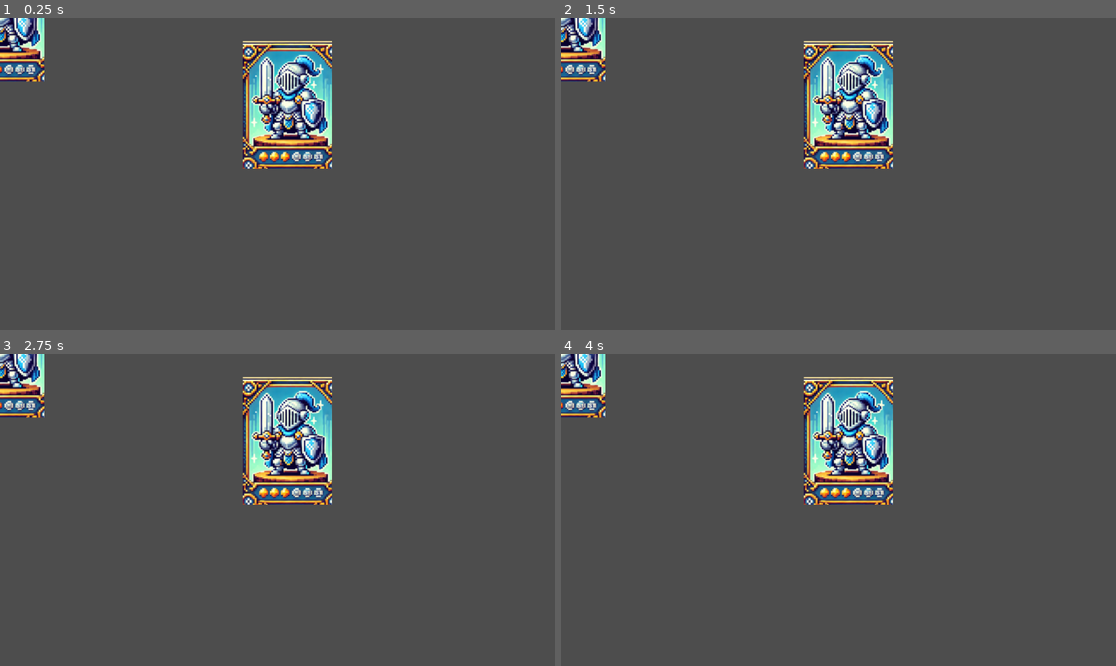
Above: before the commit, frames 1-4 (two rows, left to right).
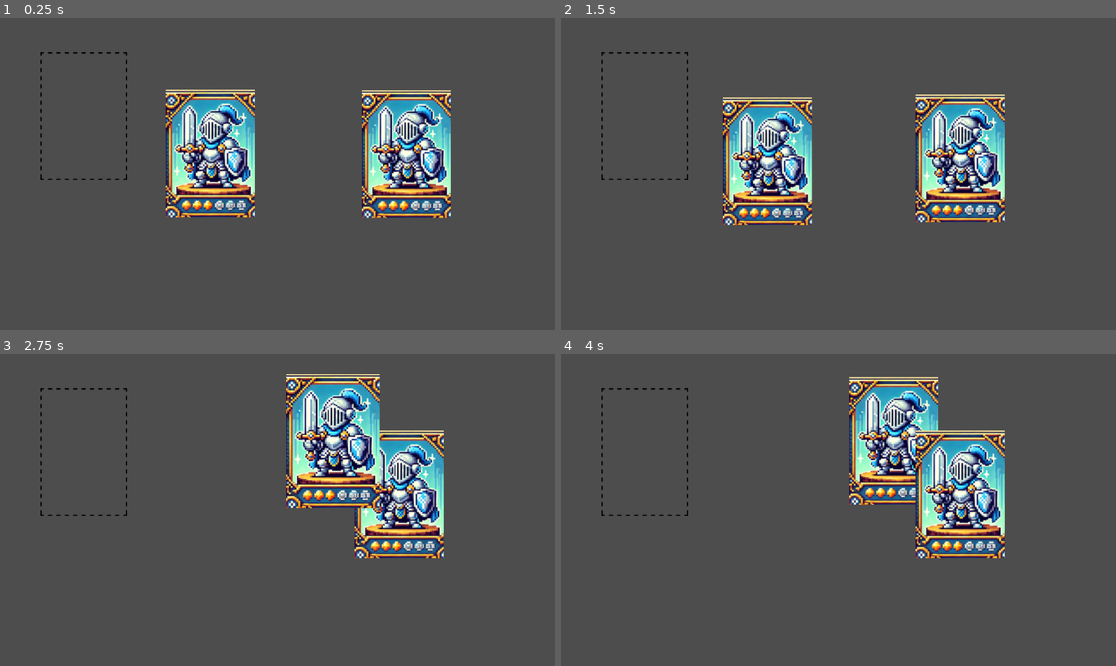
Above: after the commit, the same moments.

Repository: K-Road/Card-Game
Game: Godot game, scene res://Scenes/main.tscn
Same seed, same stepped clock (60 frames per second), same inputs: the game is played once before the commit and once after it.
Inputs (mouse positions are in pixels of both pictures, inside the frame that each line leads up to):
- Up to frame 1 (0.25 s): no input
- Up to frame 2 (1.5 s): tap Enter at 0.5 s; move the mouse to (960, 158) at 0.52 s; click (960, 158) at 0.67 s; tap Space at 1.25 s; drag from (727, 189) to (849, 105) at 1.27 s
- Up to frame 3 (2.75 s): move the mouse to (333, 441) at 2.02 s; click (333, 441) at 2.17 s
- Up to frame 4 (4 s): tap Enter at 2.75 s; drag from (810, 572) to (672, 463) at 2.77 s; tap Space at 3.5 s; move the mouse to (1005, 556) at 3.52 s; click (1005, 556) at 3.67 s

The runs differ from the first frame. In frame 1, 20% of the frame differs, in the area x 0-82%, y 0-65%; in frame 2, 21%, in the area x 0-80%, y 0-67%; in frame 3, 17%; in frame 4, 17%.

Commit message:
added card slot snapping

Diff:
--- a/Scenes/card.tscn
+++ b/Scenes/card.tscn
@@ -1,11 +1,13 @@
-[gd_scene load_steps=3 format=3 uid="uid://djih8if3egxep"]
+[gd_scene load_steps=4 format=3 uid="uid://djih8if3egxep"]
 
 [ext_resource type="Texture2D" uid="uid://e4a4w0caklnc" path="res://Assets/Cards/knight.png" id="1_rf6lv"]
+[ext_resource type="Script" path="res://Scripts/card.gd" id="1_xiia3"]
 
 [sub_resource type="RectangleShape2D" id="RectangleShape2D_qpvxm"]
 size = Vector2(186, 266)
 
 [node name="Card" type="Node2D"]
+script = ExtResource("1_xiia3")
 
 [node name="CardImage" type="Sprite2D" parent="."]
 texture = ExtResource("1_rf6lv")
@@ -14,3 +16,6 @@
 
 [node name="CollisionShape2D" type="CollisionShape2D" parent="Area2D"]
 shape = SubResource("RectangleShape2D_qpvxm")
+
+[connection signal="mouse_entered" from="Area2D" to="." method="_on_area_2d_mouse_entered"]
+[connection signal="mouse_exited" from="Area2D" to="." method="_on_area_2d_mouse_exited"]
--- /dev/null
+++ b/Scenes/card_slot.tscn
@@ -0,0 +1,20 @@
+[gd_scene load_steps=4 format=3 uid="uid://c6bphkxb7s6qc"]
+
+[ext_resource type="Script" path="res://Scripts/card_slot.gd" id="1_m8e4p"]
+[ext_resource type="Texture2D" uid="uid://bbcasugda28m7" path="res://Assets/GameBoard/CardSlot.png" id="1_uh8c3"]
+
+[sub_resource type="RectangleShape2D" id="RectangleShape2D_dlb4x"]
+size = Vector2(180, 266)
+
+[node name="CardSlot" type="Node2D"]
+script = ExtResource("1_m8e4p")
+
+[node name="CardSlotImage" type="Sprite2D" parent="."]
+texture = ExtResource("1_uh8c3")
+
+[node name="Area2D" type="Area2D" parent="."]
+collision_layer = 2
+collision_mask = 2
+
+[node name="CollisionShape2D" type="CollisionShape2D" parent="Area2D"]
+shape = SubResource("RectangleShape2D_dlb4x")
--- a/Scenes/main.tscn
+++ b/Scenes/main.tscn
@@ -1,7 +1,8 @@
-[gd_scene load_steps=3 format=3 uid="uid://sh6bimdsiq4n"]
+[gd_scene load_steps=4 format=3 uid="uid://sh6bimdsiq4n"]
 
 [ext_resource type="Script" path="res://Scripts/card_manager.gd" id="1_t6gh8"]
 [ext_resource type="PackedScene" uid="uid://djih8if3egxep" path="res://Scenes/card.tscn" id="2_5735l"]
+[ext_resource type="PackedScene" uid="uid://c6bphkxb7s6qc" path="res://Scenes/card_slot.tscn" id="3_kclhl"]
 
 [node name="Main" type="Node2D"]
 
@@ -9,6 +10,10 @@
 script = ExtResource("1_t6gh8")
 
 [node name="Card" parent="CardManager" instance=ExtResource("2_5735l")]
+position = Vector2(437, 282)
 
 [node name="Card2" parent="CardManager" instance=ExtResource("2_5735l")]
-position = Vector2(597, 181)
+position = Vector2(844, 283)
+
+[node name="CardSlot" parent="." instance=ExtResource("3_kclhl")]
+position = Vector2(174, 204)
--- /dev/null
+++ b/Scripts/card.gd
@@ -0,0 +1,22 @@
+extends Node2D
+
+signal hovered
+signal hovered_off
+
+# Called when the node enters the scene tree for the first time.
+func _ready() -> void:
+	# All cards must be a child of CardManager
+	get_parent().connect_card_signals(self)
+
+
+# Called every frame. 'delta' is the elapsed time since the previous frame.
+func _process(delta: float) -> void:
+	pass
+
+
+func _on_area_2d_mouse_entered() -> void:
+	emit_signal("hovered", self)
+
+
+func _on_area_2d_mouse_exited() -> void:
+	emit_signal("hovered_off", self)
--- a/Scripts/card_manager.gd
+++ b/Scripts/card_manager.gd
@@ -1,8 +1,10 @@
 extends Node2D
 const COLLISON_MASK_CARD = 1
+const COLLISON_MASK_CARD_SLOT = 2
 
 var card_being_dragged
 var screen_size
+var is_hovering_on_card
 
 func _ready() -> void:
 	screen_size = get_viewport_rect().size
@@ -21,13 +23,52 @@
 			print("Left Click")
 			var card = raycast_check_for_card()
 			if card:
-				card_being_dragged = card
+				start_drag(card)
+		else:
+			if card_being_dragged:
+				stop_drag()
+				print("Release Left")
 
-		else:
-			card_being_dragged = null
-			print("Release Left")
+func start_drag(card):
+	card_being_dragged = card
+	card.scale = Vector2(1,1)
+
+func stop_drag():
+	card_being_dragged.scale = Vector2(1.05,1.05)
+	var card_slot_found = raycast_check_for_card_slot()
+	if card_slot_found and not card_slot_found.card_in_slot:
+		#card dropped in empty slot
+		card_being_dragged.position = card_slot_found.position
+		card_being_dragged.get_node("Area2D/CollisionShape2D").disabled = true
+		card_slot_found.card_in_slot = true
+	card_being_dragged = null
 
 
+func connect_card_signals(card):
+	card.connect("hovered", on_hovered_card)
+	card.connect("hovered_off", on_hovered_off_card)
+
+func on_hovered_card(card):
+	if !is_hovering_on_card:
+		is_hovering_on_card = true
+		highlight_card(card,true)
+
+func on_hovered_off_card(card):
+	if !card_being_dragged:
+		highlight_card(card,false)
+		var new_card_hovered = raycast_check_for_card()
+		if new_card_hovered:
+			highlight_card(new_card_hovered,true)
+		else:
+			is_hovering_on_card = false
+
+func highlight_card(card, hovered):
+	if hovered:
+		card.scale = Vector2(1.05,1.05)
+		card.z_index = 2
+	else:
+		card.scale = Vector2(1,1)
+		card.z_index = 1
 
 func raycast_check_for_card():
 	var space_state = get_world_2d().direct_space_state
@@ -38,5 +79,28 @@
 	var result = space_state.intersect_point(parameters)
 	if result.size() > 0:
 		print("DEBUG " + str(result[0].collider.get_parent()))
+		return get_card_highest_z_index(result)
+	return null
+
+func raycast_check_for_card_slot():
+	var space_state = get_world_2d().direct_space_state
+	var parameters = PhysicsPointQueryParameters2D.new()
+	parameters.position = get_global_mouse_position()
+	parameters.collide_with_areas = true
+	parameters.collision_mask = COLLISON_MASK_CARD_SLOT
+	var result = space_state.intersect_point(parameters)
+	if result.size() > 0:
+		print("DEBUG " + str(result[0].collider.get_parent()))
 		return result[0].collider.get_parent()
 	return null
+
+func get_card_highest_z_index(cards):
+	var highest_z_card = cards[0].collider.get_parent()
+	var highest_z_index = highest_z_card.z_index
+
+	for c in range(1, cards.size()):
+		var current_card = cards[c].collider.get_parent()
+		if current_card.z_index > highest_z_index:
+			highest_z_card = current_card
+			highest_z_index = current_card.z_index
+	return highest_z_card
--- /dev/null
+++ b/Scripts/card_slot.gd
@@ -0,0 +1,4 @@
+extends Node2D
+
+
+var card_in_slot: bool = false
Binary file added: Assets/GameBoard/CardSlot.png
Not shown, added: Assets/GameBoard/CardSlot.png.import
